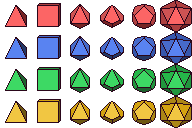
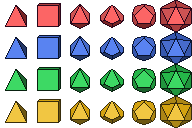
The second w=192, h=128 image is a revision of the first. Changes to its layers:
painted on "Background copy" over [5, 32, 192, 128]
